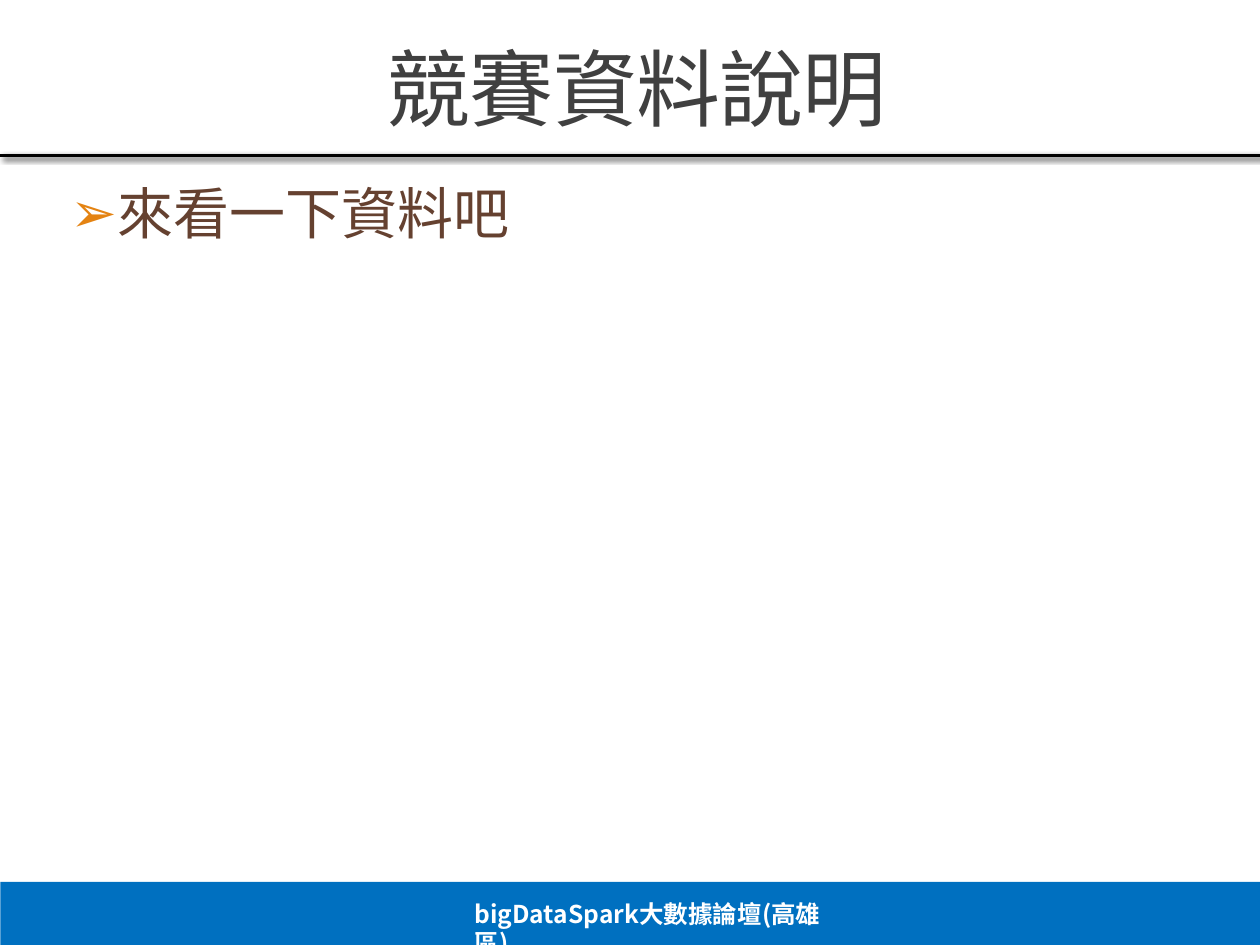
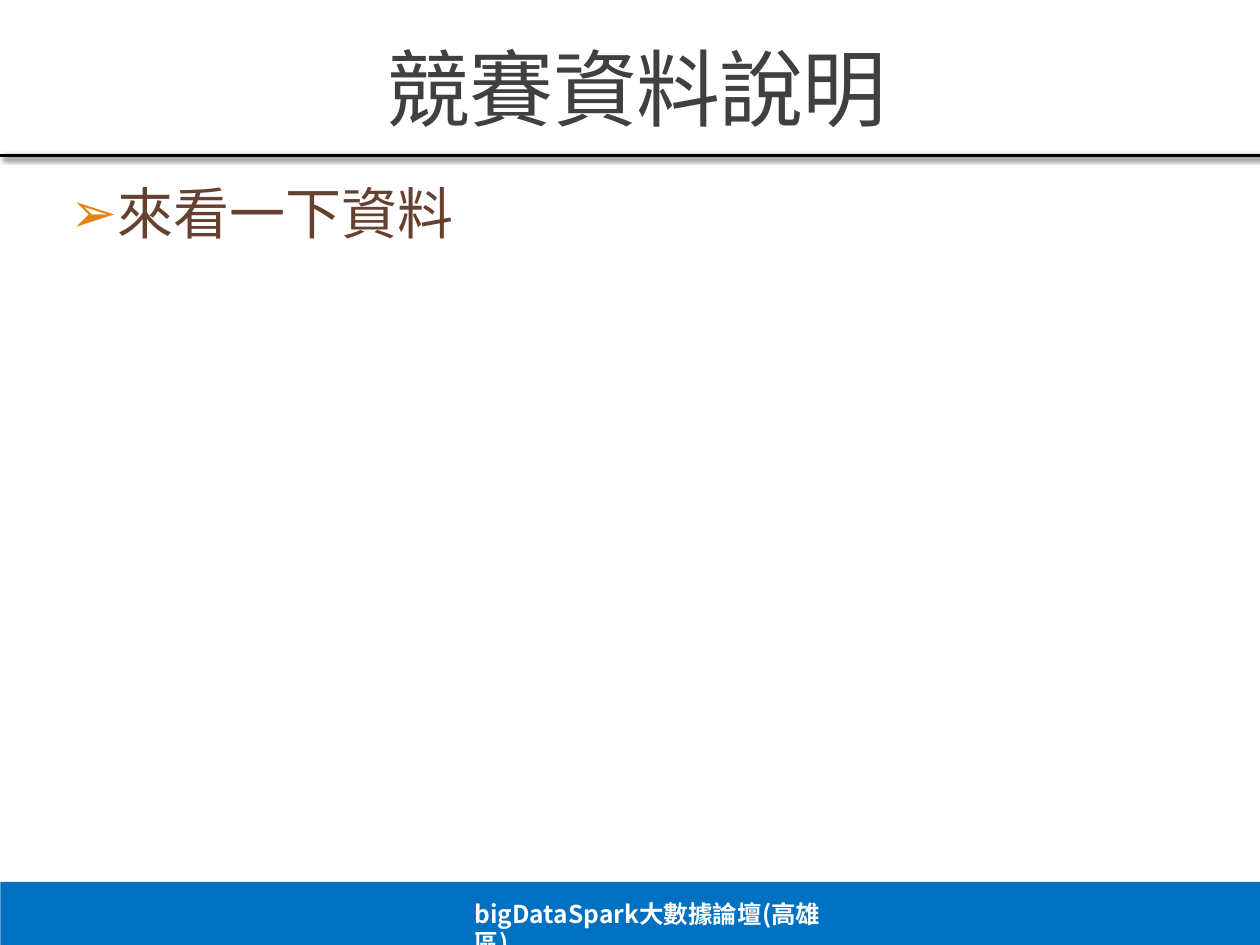
Before and after one commit to paihui/python, a slide deck: slide 8 of T-brain心得分享_20190329.pptx. Drawn at 1260x945 pixels with LibreOffice and Linux fonts; fonts in the diff are those of the drawing. Boxes give left, top, right and bottom in pixels: in the first picture for what was removed or moved away, otherwise in the second. Text is boxed around its words. In the diff, an @@ line names an element or a change of style, - is before the commit and + after.

```diff
--- a/T-brain心得分享_20190329.pptx
+++ b/T-brain心得分享_20190329.pptx
@@ text at bbox=[118, 187, 454, 239]: text changed @@
-➢ 來看一下資料吧
+➢ 來看一下資料
```
Also in this commit, not shown: 6 other slides changed, 1 slide added, 1 slide removed.
